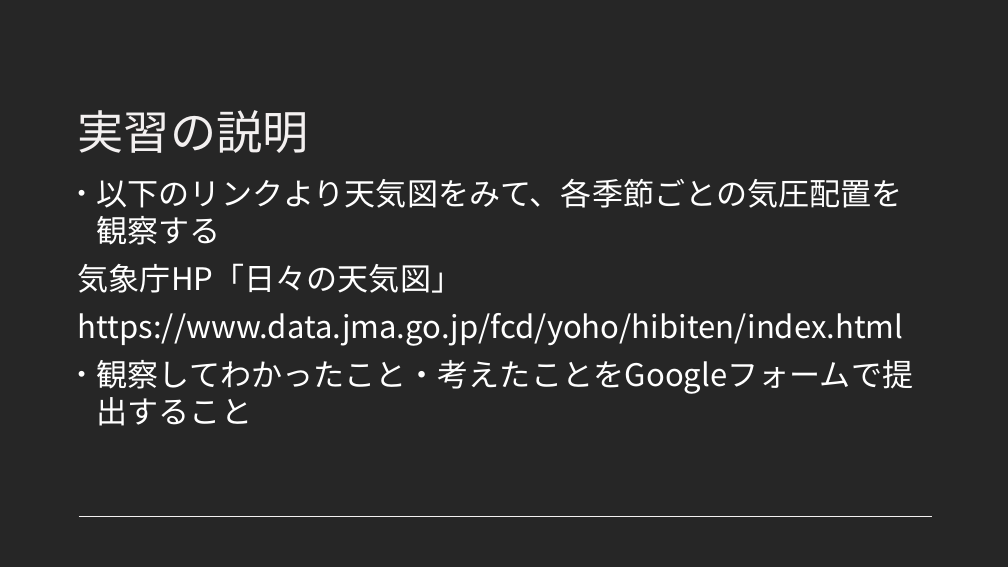
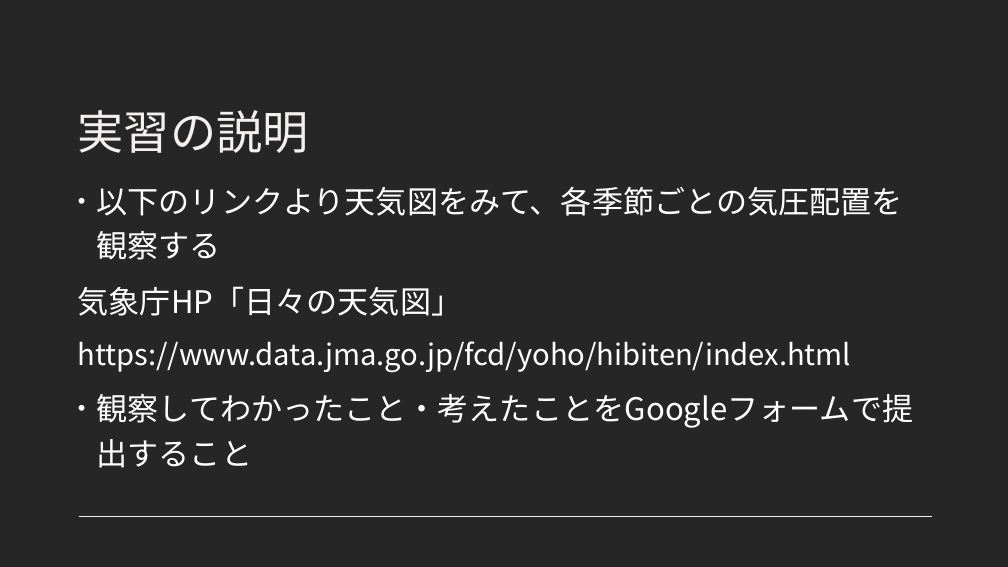
Before and after one commit to nemiko007/EduPractice, a slide deck: slide 8 of EduPractice.pptx. Drawn at 1008x567 pixels with LibreOffice and Linux fonts; fonts in the diff are those of the drawing. Boxes give left, top, right and bottom in pixels: in the first picture for what was removed or moved away, otherwise in the second. Text is boxed around its words. In the diff, an @@ line names an element or a change of style, - is before the commit and + after.

```diff
--- a/EduPractice.pptx
+++ b/EduPractice.pptx
@@ text "以下のリンクより天気図をみて、各季節ごとの気圧配置を観察する" at (78,187,914,428): size 29.6 to 27.8 pt in "https://www.data.jma.go.jp/fcd/yoho/hibiten/index.html"; line spacing 1 to 1.2 @@
```
Also in this commit, not shown: 1 other slide changed, 2 other files.
